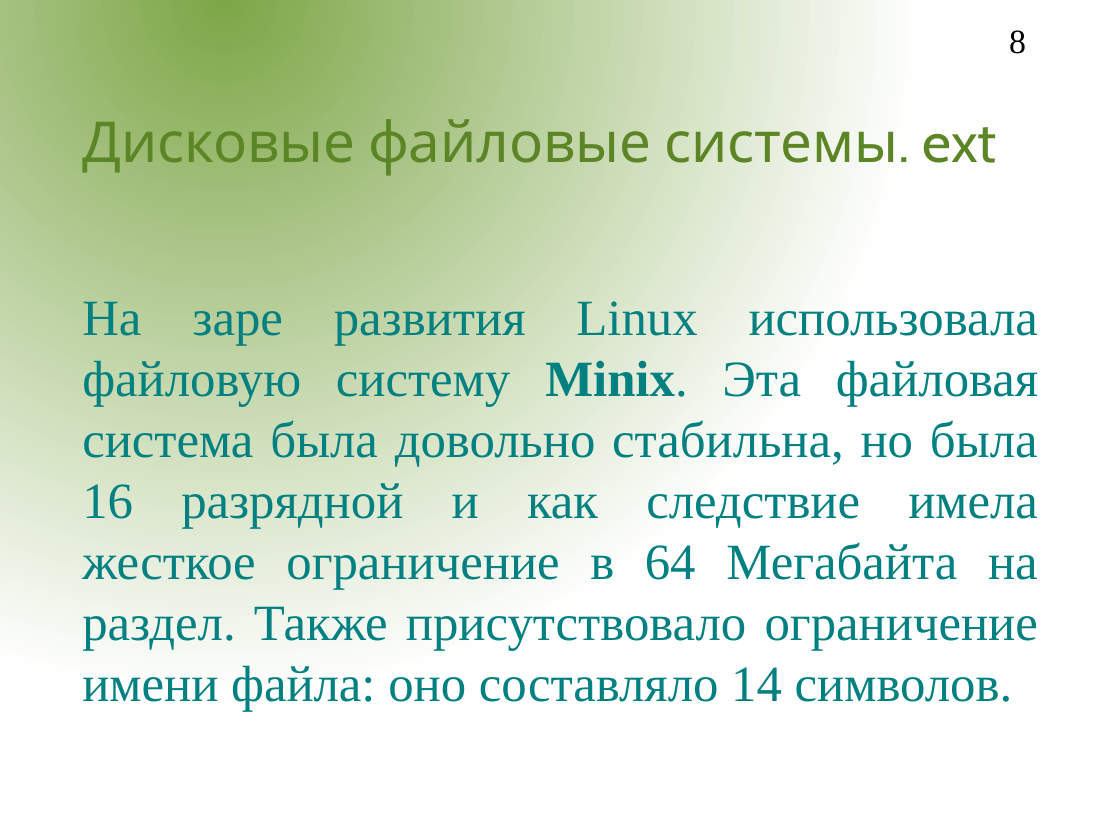
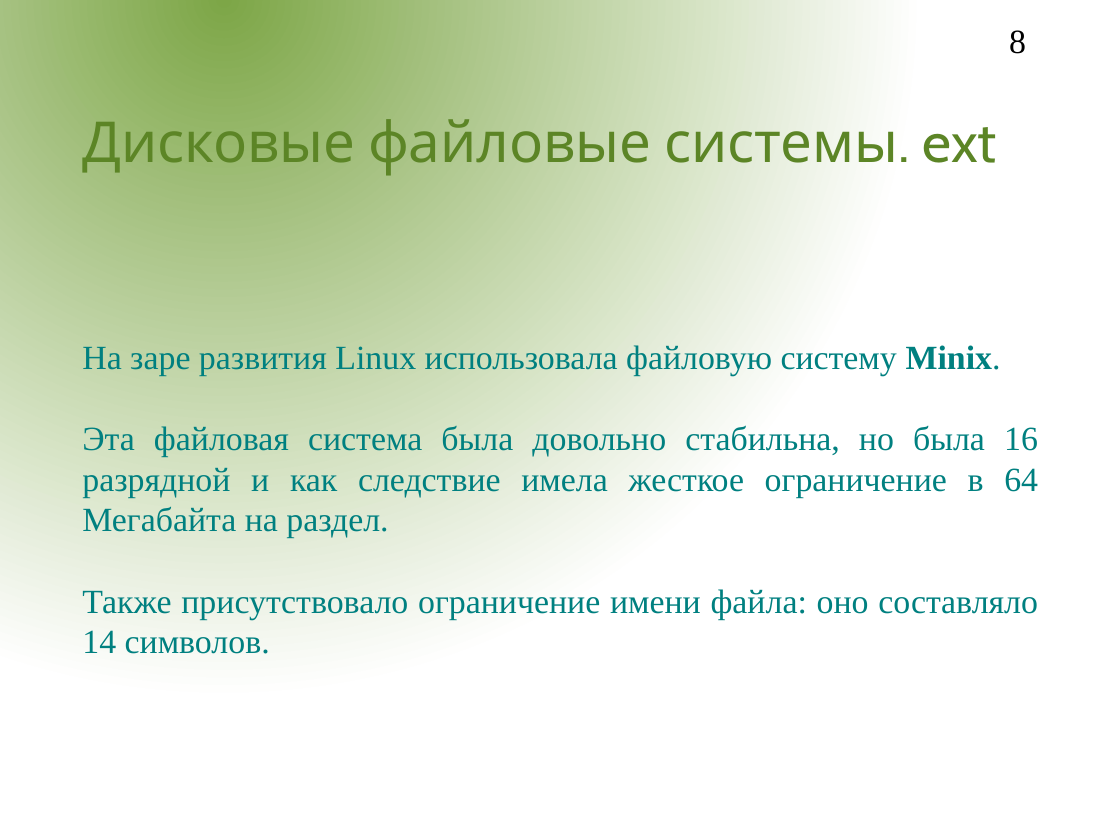
Before and after one commit to aeremenok/a-team-777, a slide deck: slide 8 of sem_9/st/fs.odp. Drawn at 1120x840 pixels with LibreOffice and Linux fonts; fonts in the diff are those of the drawing; background and template pictures are left out. Boxes give left, top, right and bottom in pixels: in the first picture for what was removed or moved away, otherwise in the second. Text is boxed around its words. In the diff, an @@ line names an element or a change of style, - is before the commit and + after.

```diff
--- a/sem_9/st/fs.odp
+++ b/sem_9/st/fs.odp
@@ subtitle at (82,345,1038,654): text changed; size 36 to 24 pt @@
-На заре развития Linux использовала файловую систему Minix. Эта файловая система была довольно стабильна, но была 16 разрядной и как следствие имела жесткое ограничение в 64 Мегабайта на раздел. Также присутствовало ограничение имени файла: оно составляло 14 символов.
+На заре развития Linux использовала файловую систему Minix.
+Эта файловая система была довольно стабильна, но была 16 разрядной и как следствие имела жесткое ограничение в 64 Мегабайта на раздел.
+Также присутствовало ограничение имени файла: оно составляло 14 символов.
```
Also in this commit, not shown: 8 other slides changed, 3 slides added, 1 slide removed.
